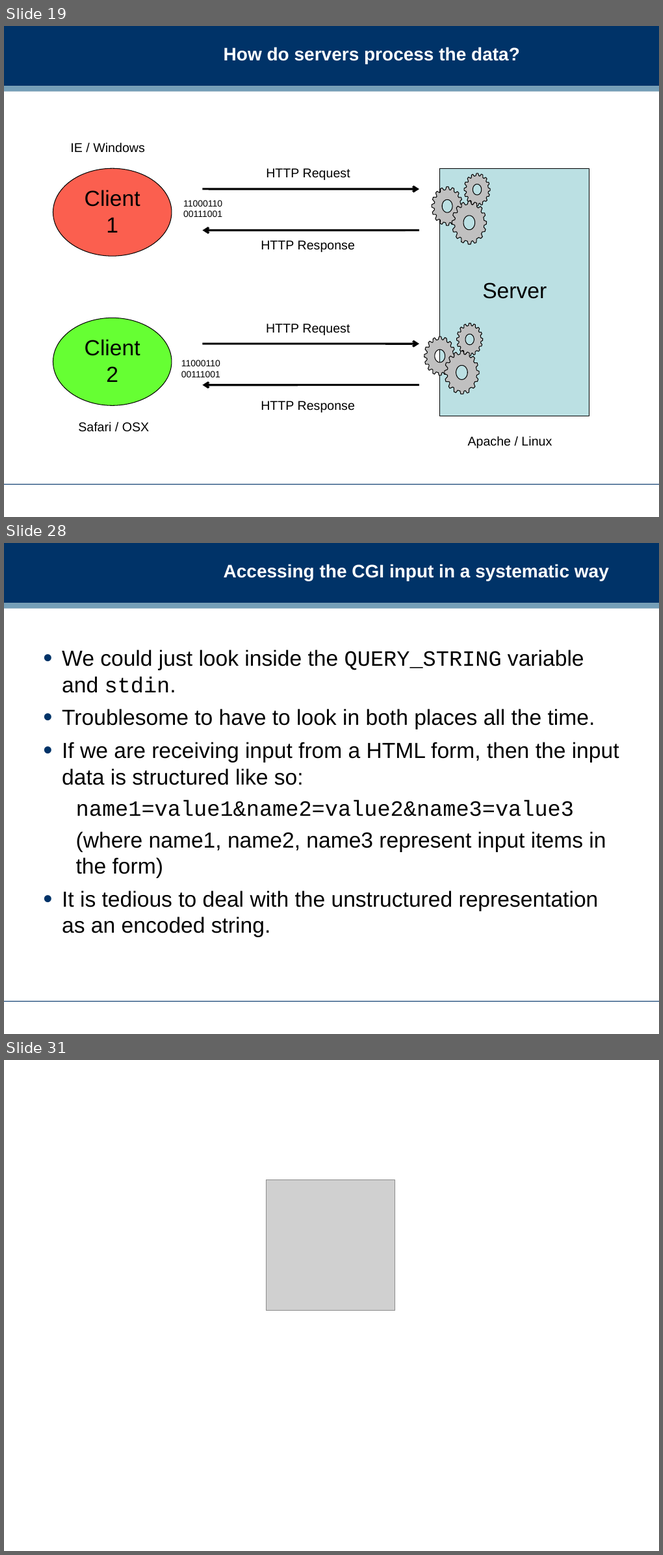
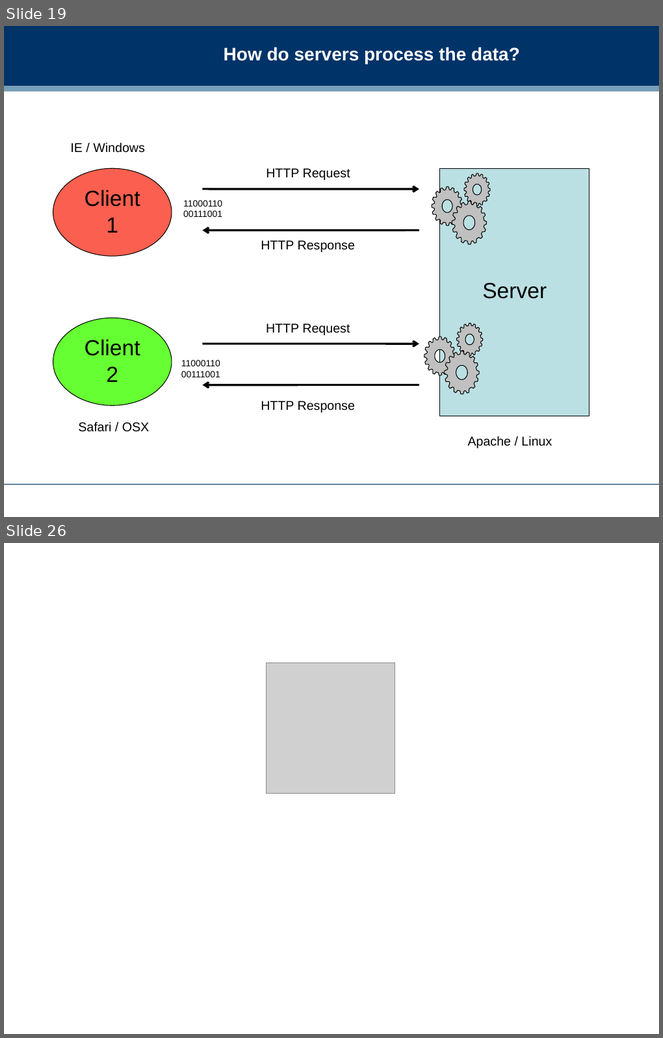
Before and after one commit to dreamind/ix, a slide deck: workshops/infrastructure/infrastructure.ppt. Shown one above the other, each under a label of ours: slides 19, 28 and 31 before the commit, slides 19 and 26 after it; the slides between them are not shown. The pictures are 663x1555 and 663x1038 pixels, drawn with LibreOffice and Linux fonts; fonts in the diff are those of the drawing; grey boxes stand for pictures; background and template pictures are left out. Boxes give left, top, right and bottom in pixels: in the first picture for what was removed or moved away, otherwise in the second. Text is boxed around its words. In the diff, an @@ line names an element or a change of style, - is before the commit and + after.

```diff
--- a/workshops/infrastructure/infrastructure.ppt
+++ b/workshops/infrastructure/infrastructure.ppt
@@ slide 28 removed at box(4, 543, 659, 1034), background #FFFFFF; not listed: 3 template elements that a slide beside it also shows @@
@@ title removed at box(224, 564, 609, 581) @@
-Accessing the CGI input in a systematic way
@@ text removed at box(62, 650, 620, 938) @@
-• We could just look inside the QUERY_STRING variable and stdin.
-• Troublesome to have to look in both places all the time.
-• If we are receiving input from a HTML form, then the input data is structured like so:
-  name1=value1&name2=value2&name3=value3
-  (where name1, name2, name3 represent input items in the form)
-• It is tedious to deal with the unstructured representation as an encoded string.
@@ what was slide 31 is now slide 26 @@
```
Also in this commit, not shown: 5 slides changed, 5 slides added, 9 other slides removed, 9 other files.
